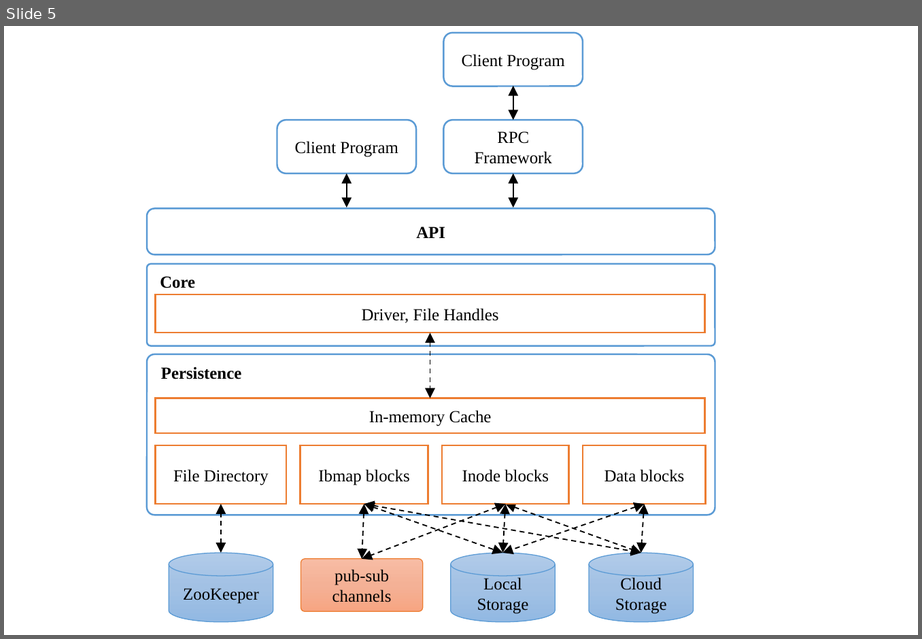
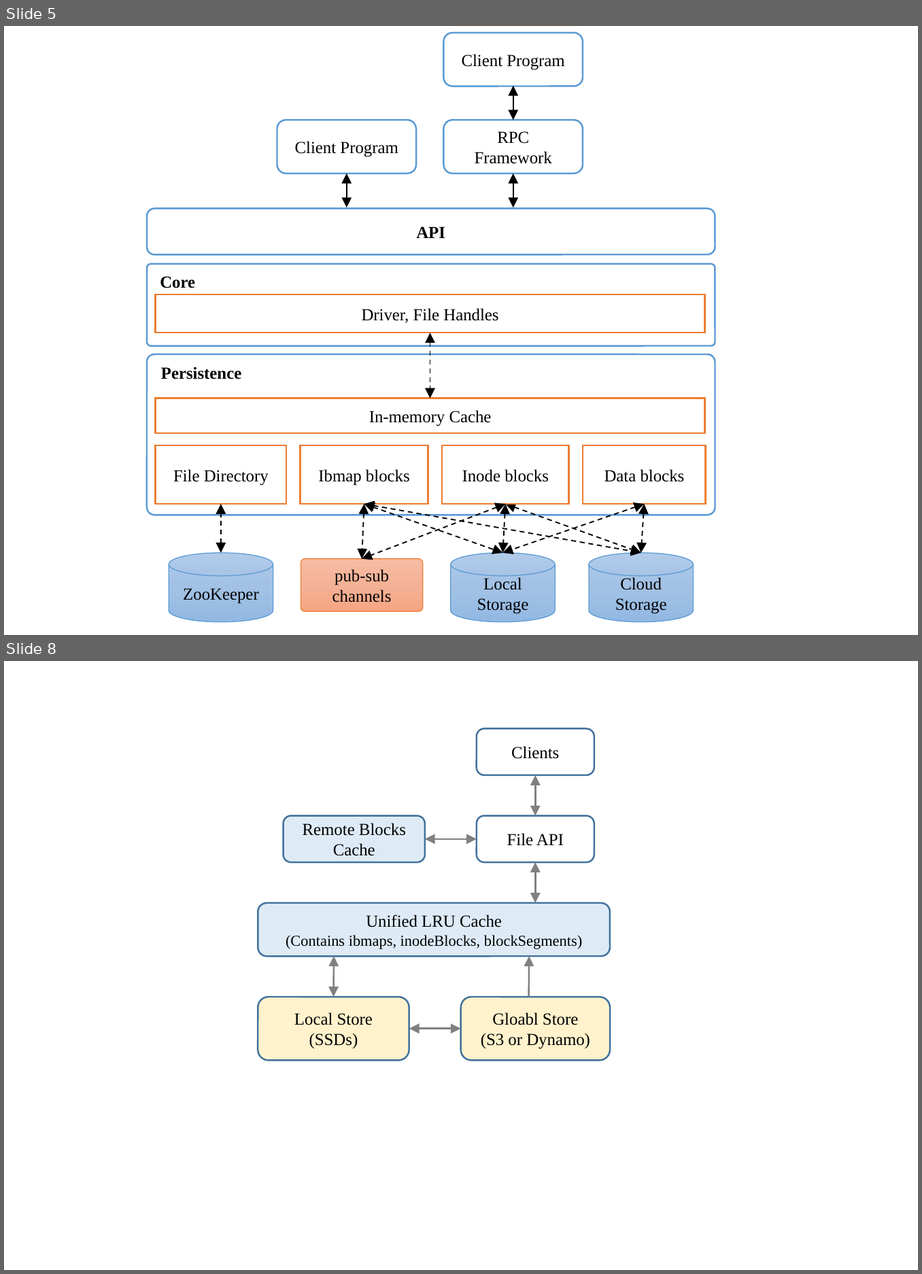
Before and after one commit to smash-bi/kawkab, a slide deck: docs/design/figures/fs-design.pptx. Shown one above the other, each under a label of ours: slide 5 before the commit, slides 5 and 8 after it; the slides between them are not shown. The pictures are 922x639 and 922x1274 pixels, drawn with LibreOffice and Linux fonts; fonts in the diff are those of the drawing. Boxes give left, top, right and bottom in pixels: in the first picture for what was removed or moved away, otherwise in the second. Text is boxed around its words. In the diff, an @@ line names an element or a change of style, - is before the commit and + after.

```diff
--- a/docs/design/figures/fs-design.pptx
+++ b/docs/design/figures/fs-design.pptx
@@ slide 8 added at [4, 661, 918, 1270], background #FFFFFF @@
@@ group added at [258, 729, 610, 1061]: 6 rounded rectangles, 5 double arrows, 1 arrow @@
+Unified LRU Cache
+(Contains ibmaps, inodeBlocks, blockSegments)
+Local Store
+(SSDs)
+Gloabl Store
+(S3 or Dynamo)
+File API
+Remote Blocks Cache
+Clients
```
Also in this commit, not shown: 2 slides changed, 2 other slides added, 1 slide removed, 4 other files.
